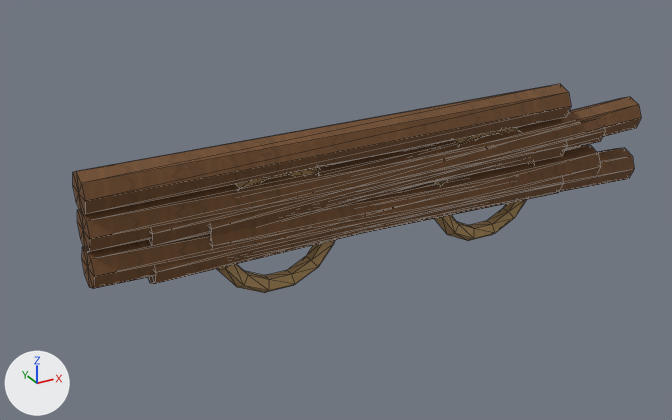
An edit to the OBJ model Assets/ProjectOEN/ProductionArt/Meshes/props_tools/pr-003_wood_poles_bundle__damaged.obj, drawn before and after from the same camera.
Both versions are drawn from a camera (50 mm lens) standing at (-1.288, -2.049, 1.213) and looking at (-0.133, 0.051, 0.163). The axes (+X, +Y, +Z) are drawn at lower left. The lights are the same throughout. The older version comes first. Mesh edges are drawn as thin lines. Where no turn or scale is listed for an object, it has been applied to the vertices. Vertices at exactly the same position are counted once.

The first picture shows 'pr-003_wood_poles_bundle__damaged'.
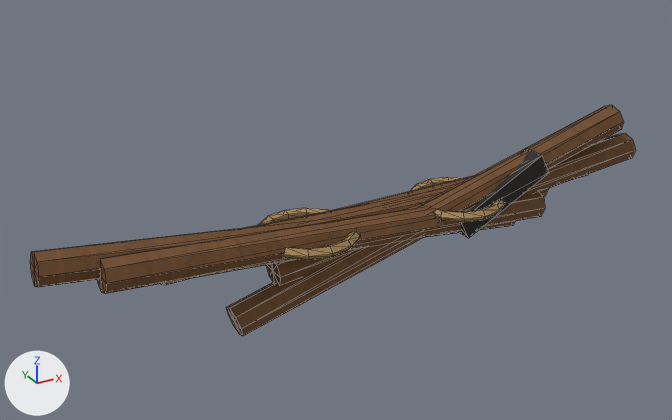
Boxes (x1, y1, x2, y2) around the edits, measured in the pictures (672 x 420 px; the box of a moved part takes in the faces that stretch with it):
'pr-003_wood_poles_bundle__damaged', reshaped (7% wider, 10% taller): before (73, 84, 641, 293); after (30, 105, 635, 336)
part 1 of me_pr_003_wood_poles_bundle__damaged, moved or reshaped: before (82, 183, 563, 289); after (30, 220, 515, 287)
part 2 of me_pr_003_wood_poles_bundle__damaged, moved or reshaped: before (77, 143, 567, 251); after (97, 191, 545, 294)
part 3 of me_pr_003_wood_poles_bundle__damaged, moved or reshaped: before (148, 129, 605, 246); after (246, 188, 549, 228)
part 4 of me_pr_003_wood_poles_bundle__damaged, moved or reshaped: before (209, 148, 634, 249); after (227, 105, 624, 336)
part 5 of me_pr_003_wood_poles_bundle__damaged, moved or reshaped: before (208, 97, 641, 236); after (266, 133, 635, 286)
part 6 of me_pr_003_wood_poles_bundle__damaged, moved or reshaped: before (217, 167, 335, 293); after (258, 208, 360, 260)
part 7 of me_pr_003_wood_poles_bundle__damaged, moved or reshaped: before (434, 127, 534, 241); after (410, 177, 505, 222)
part 8 of me_pr_003_wood_poles_bundle__damaged, deleted (brown): before (73, 84, 571, 215)
part 9 of me_pr_003_wood_poles_bundle__damaged, moved or reshaped (mostly hidden afterwards): before (148, 145, 601, 284); after (161, 174, 588, 285)
part 10 of me_pr_003_wood_poles_bundle__damaged, added: after (458, 148, 549, 238)

Patch to the scene script:
```diff
--- a/Assets/ProjectOEN/ProductionArt/Meshes/props_tools/pr-003_wood_poles_bundle__damaged.obj.py
+++ b/Assets/ProjectOEN/ProductionArt/Meshes/props_tools/pr-003_wood_poles_bundle__damaged.obj.py
@@ me_pr_003_wood_poles_bundle__damaged @@
 # verts and faces of me_pr_003_wood_poles_bundle__damaged; kept vertices keep their numbers, new ones are numbered from 266
-me_pr_003_wood_poles_bundle__damaged.from_pydata(...)  # 266 vertices, 504 faces; spans x -0.85..0.91, y -0.05..0.06, z -0.01..0.44
+me_pr_003_wood_poles_bundle__damaged.from_pydata(...)  # 256 vertices, 484 faces; spans x -0.97..0.89, y -0.15..0.15, z -0.1..0.36
+# me_pr_003_wood_poles_bundle__damaged part 1: the loose piece of 18 vertices spanning x -0.85..0.61, y -0.05..0.06, z 0.08..0.24 is turned 4.5 degrees about the y axis through its middle and scaled by 0.978, then moved by (-0.14, 0.0, -0.03)
+# me_pr_003_wood_poles_bundle__damaged part 2: the loose piece of 18 vertices spanning x -0.85..0.61, y -0.05..0.06, z 0.2..0.34 is turned 2.9 degrees about the y axis through its middle and scaled by 0.924, then moved by (-0.04, -0.04, -0.14)
+# me_pr_003_wood_poles_bundle__damaged part 3: the loose piece of 18 vertices spanning x -0.7..0.76, y -0.05..0.06, z 0.2..0.34 is turned 2.2 degrees about the y axis through its middle and scaled by 0.869, then moved by (-0.08, 0.02, -0.14)
+# me_pr_003_wood_poles_bundle__damaged part 4: the loose piece of 18 vertices spanning x -0.55..0.91, y -0.05..0.06, z 0.07..0.25 is turned -18.2 degrees about the y axis through its middle and scaled by 0.924, then moved by (-0.02, -0.04, -0.03)
+# me_pr_003_wood_poles_bundle__damaged part 5: the loose piece of 18 vertices spanning x -0.55..0.91, y -0.05..0.06, z 0.18..0.36 is turned -3.8 degrees about the y axis through its middle and scaled by 0.869, then moved by (0.08, -0.02, -0.14)
+# me_pr_003_wood_poles_bundle__damaged part 6: the loose piece of 70 vertices spanning x -0.54..-0.14, y -0.02..0.02, z -0.01..0.37 is multiplied about its middle by the matrix ((0.0, 0.0, -0.762), (0.762, 0.0, 0.0), (0.0, -0.762, 0.0)), then moved by (0.09, 0.0, -0.04)
+# me_pr_003_wood_poles_bundle__damaged part 7: the loose piece of 70 vertices spanning x 0.14..0.54, y -0.02..0.02, z -0.01..0.37 is multiplied about its middle by the matrix ((0.0, 0.0, -0.762), (0.762, 0.0, 0.0), (0.0, -0.762, 0.0)), then moved by (-0.1, 0.0, -0.04)
+# me_pr_003_wood_poles_bundle__damaged part 8: the loose piece of 18 vertices spanning x -0.85..0.61, y -0.05..0.06, z 0.32..0.44 is deleted
+# me_pr_003_wood_poles_bundle__damaged part 9
+# 17 vertices are removed from x -0.7..0.76, y -0.05..0.06, z 0.1..0.22
+# 32 faces are deleted
+# 1 vertex moves within x 0.76, y 0.0, z 0.11
+# 12 vertices are added at x -0.66..0.76, y -0.01..0.08, z 0.07..0.16
+# 5 new vertices lie (1.42, 0.0, 0.03) away from vertices in x -0.66, y 0.0..0.07, z 0.07..0.16
+# 32 new faces join them, mat_wood (picture img_wood_albedo_png)
+# me_pr_003_wood_poles_bundle__damaged part 10
+verts[276] = (0.23, -0.02, 0.05)
+verts[277] = (0.19, -0.02, 0.12)
+verts[278] = (0.23, -0.09, 0.05)  # pixel (468, 238)
+verts[279] = (0.19, -0.09, 0.12)  # pixel (460, 221)
+for new, old in zip([*range(280, 284)], [*range(276, 280)]): verts[new] = verts[old] + (0.28, 0.0, 0.15)
+faces += [(276, 280, 281), (276, 281, 277), (278, 279, 282), (279, 283, 282), (276, 277, 278), (277, 279, 278)]  # mat_char (picture img_char_albedo_png)
+faces += [(280, 282, 283), (280, 283, 281), (277, 281, 283), (277, 283, 279), (278, 282, 280), (276, 278, 280)]  # mat_char (picture img_char_albedo_png)
 me_pr_003_wood_poles_bundle__damaged.materials.append(mat_wood)
 me_pr_003_wood_poles_bundle__damaged.materials.append(mat_rope)
+me_pr_003_wood_poles_bundle__damaged.materials.append(mat_char)  # picture img_char_albedo_png
```
